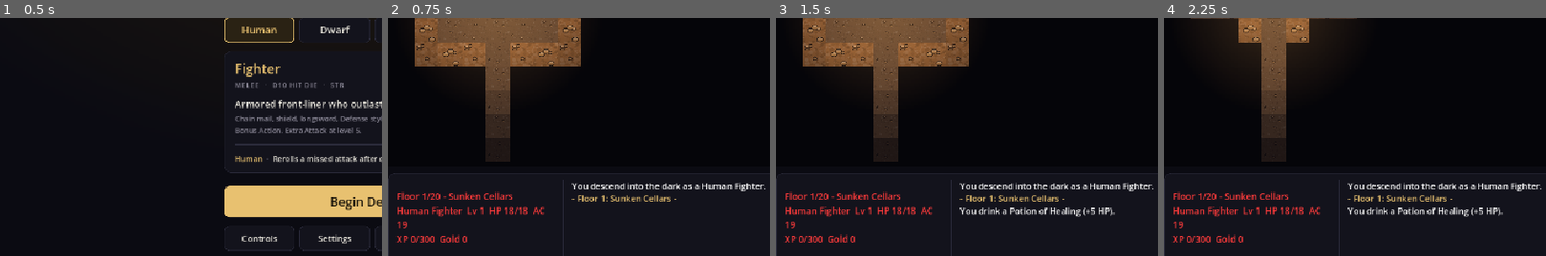
Above: before the commit, frames 1-4 (left to right).
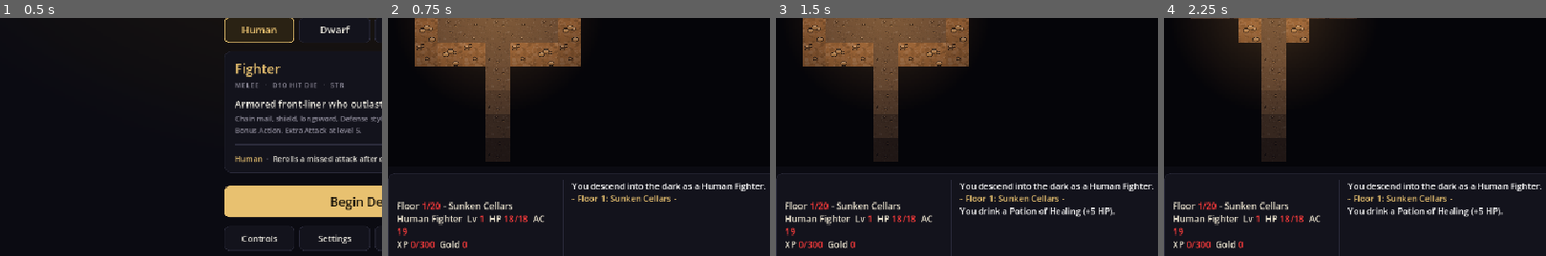
Above: after the commit, the same moments.

Repository: jlyle/hollow-king
Game: Godot game, scene res://scenes/main.tscn
Two runs of this game, one before a commit and one after it. Both use one fixed random seed, a clock stepped at 60 frames per second and the inputs below.
Inputs:
- Up to frame 1 (0.5 s): no input
- Up to frame 2 (0.75 s): click "Begin Descent" at 0.5 s
- Up to frame 3 (1.5 s): click "Potion (2)" at 1.25 s
- Up to frame 4 (2.25 s): click "Explore (X)" at 2 s
The pictures show only the part of the screen within x 1-51%, y 43-93%; the shares and areas given below are measured in that part.

Frame 1 is identical in both runs. In frame 2, 3.0% of the frame differs, in the area x 2-41%, y 72-97%; in frame 3, 3.0%; in frame 4, 3.0%.

Commit message:
R-22: only status values are bright red; labels keep normal colour (5.10)
Co-Authored-By: Claude Opus 5.5 <noreply@anthropic.com>
Claude-Session: https://claude.ai/code/session_019fFyhXu1pJcYs3JJHabAbh

Diff:
--- a/scripts/main.gd
+++ b/scripts/main.gd
@@ -78,7 +78,7 @@
 var game_screen: Control
 var overlay: Control
 var overlay_label: Label
-var status_label: Label
+var status_label: RichTextLabel
 var log_label: RichTextLabel
 var map_view: MapView
 var btn_wait: Button
@@ -345,7 +345,13 @@
 	h.add_theme_constant_override("separation", 18)
 	strip.add_child(h)
 
-	status_label = _label("", 19, Color("ff3b3b"))   ## 5.10: bright red at Jim's request
+	status_label = RichTextLabel.new()   ## 5.10: values in bright red (STATUS_VALUE), labels in normal text
+	status_label.bbcode_enabled = true
+	status_label.fit_content = true
+	status_label.scroll_active = false
+	status_label.autowrap_mode = TextServer.AUTOWRAP_WORD_SMART
+	status_label.add_theme_font_size_override("normal_font_size", 19)
+	status_label.add_theme_color_override("default_color", Color(0.93, 0.9, 0.82))
 	status_label.custom_minimum_size = Vector2(330, 0)
 	status_label.size_flags_vertical = Control.SIZE_SHRINK_CENTER
 	h.add_child(status_label)
@@ -565,6 +571,14 @@
 	_refresh()
 
 
+const STATUS_VALUE := "ff3b3b"   ## 5.10: bright red for the numbers in the status panel
+
+
+## Wraps a status value in bright red (5.10).
+func _val(t: String) -> String:
+	return "[color=#%s]%s[/color]" % [STATUS_VALUE, t]
+
+
 func _refresh() -> void:
 	if game == null:
 		return
@@ -573,10 +587,11 @@
 	_update_music()
 	var hd: Dictionary = game.hero
 	var nxt := game.xp_next()
-	status_label.text = "Floor %d/%d - %s\n%s %s  Lv %d  HP %d/%d  AC %d\nXP %d/%s  Gold %d\n%s" % [
-		game.floor_num, Game.MAX_FLOOR, game.floor_theme["name"],
-		hd["species"], hd["cls"], hd["level"], hd["hp"], hd["hp_max"], game.hero_ac(),
-		hd["xp"], (str(nxt) if nxt > 0 else "max"), hd["gold"], game.status_extra()]
+	status_label.text = "Floor %s - %s\n%s %s  Lv %s  HP %s  AC %s\nXP %s  Gold %s\n%s" % [
+		_val("%d/%d" % [game.floor_num, Game.MAX_FLOOR]), game.floor_theme["name"],
+		hd["species"], hd["cls"], _val(str(hd["level"])), _val("%d/%d" % [hd["hp"], hd["hp_max"]]),
+		_val(str(game.hero_ac())), _val("%d/%s" % [hd["xp"], (str(nxt) if nxt > 0 else "max")]),
+		_val(str(hd["gold"])), String(game.status_extra()).replace("[", "[lb]")]
 	log_label.text = "\n".join(PackedStringArray(game.log_lines))
 
 	var pots: int = hd["potions"] + hd["greater"]
Not shown, changed: claude-requirements.md
